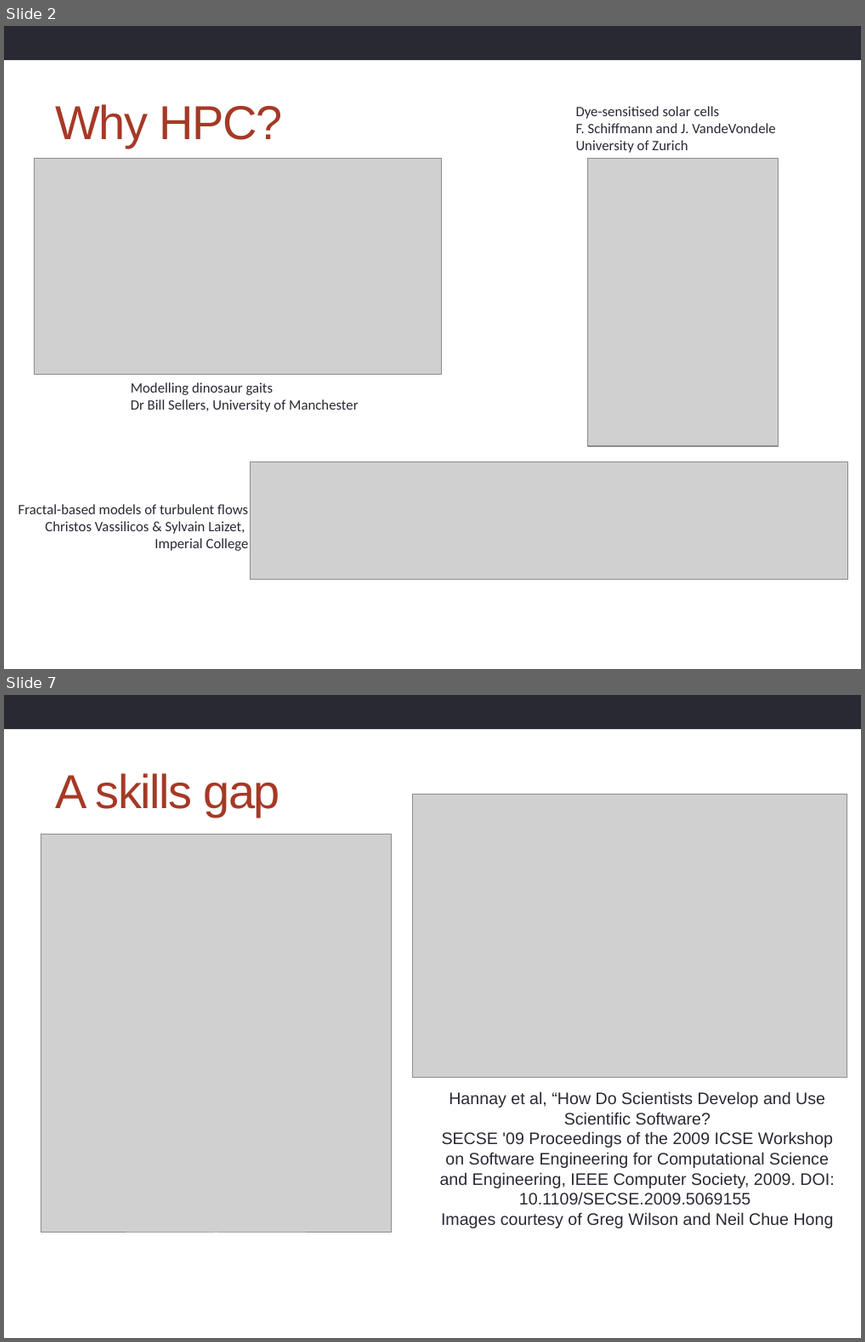
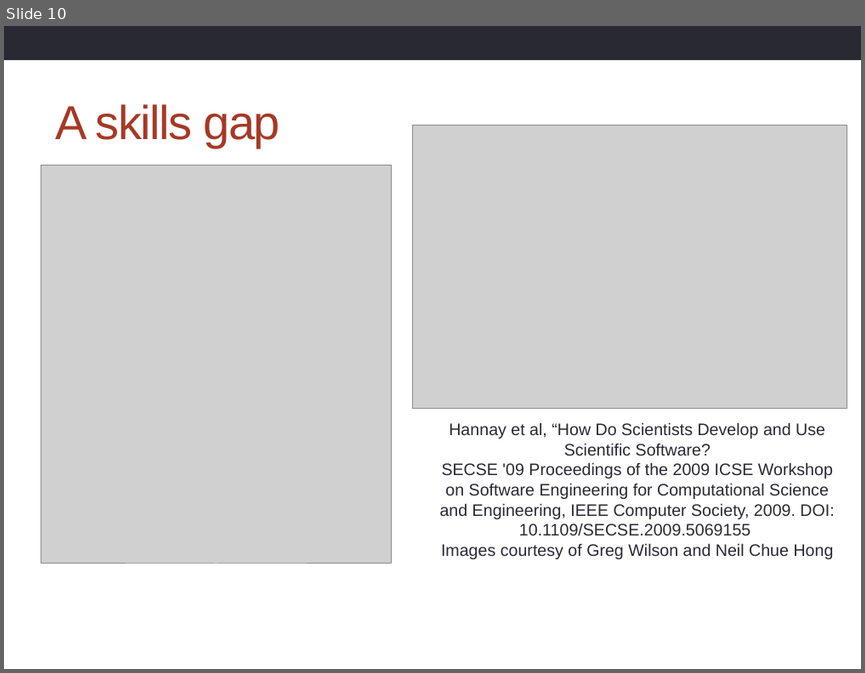
Before and after one commit to hpcarcher/2014-09-16-imperial, a slide deck: archer/Introduction.pptx. Shown one above the other, each under a label of ours: slides 2 and 7 before the commit, slide 10 after it; the slides between them are not shown. The pictures are 865x1342 and 865x673 pixels, drawn with LibreOffice and Linux fonts; fonts in the diff are those of the drawing; grey boxes stand for pictures; background and template pictures are left out. Boxes give left, top, right and bottom in pixels: in the first picture for what was removed or moved away, otherwise in the second. Text is boxed around its words. In the diff, an @@ line names an element or a change of style, - is before the commit and + after.

Commit message:
Pulled in from 2014-07-21-cranfield and updated to remove PRACE and replace Cranfield with Imperial

```diff
--- a/archer/Introduction.pptx
+++ b/archer/Introduction.pptx
@@ slide 2 removed at [4, 26, 861, 669], background #FFFFFF; not listed: 1 template element that a slide beside it also shows @@
@@ title removed at [55, 104, 282, 148] @@
-Why HPC?
@@ text removed at [576, 106, 775, 153] @@
-Dye-sensitised solar cells
-F. Schiffmann and J. VandeVondele
-University of Zurich
@@ picture removed at [34, 158, 441, 374] @@
@@ picture removed at [587, 159, 778, 447] @@
@@ text removed at [131, 382, 358, 412] @@
-Modelling dinosaur gaits
-Dr Bill Sellers, University of Manchester
@@ picture removed at [250, 462, 847, 578] @@
@@ text removed at [18, 504, 249, 550] @@
-Fractal-based models of turbulent flows
-Christos Vassilicos & Sylvain Laizet,
-Imperial College
@@ what was slide 7 is now slide 10 @@
```
Also in this commit, not shown: 5 slides changed, 7 slides added, 1 other slide removed, 6 other files.
